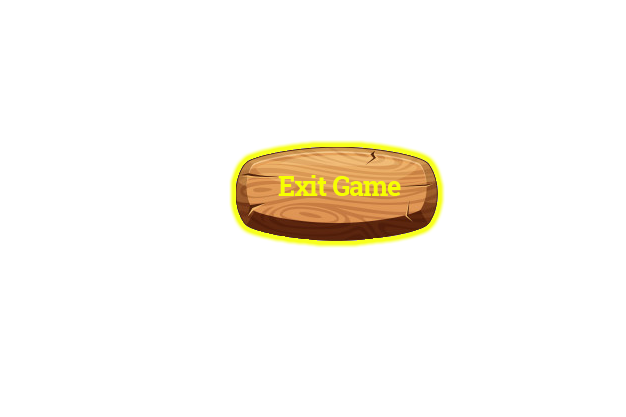
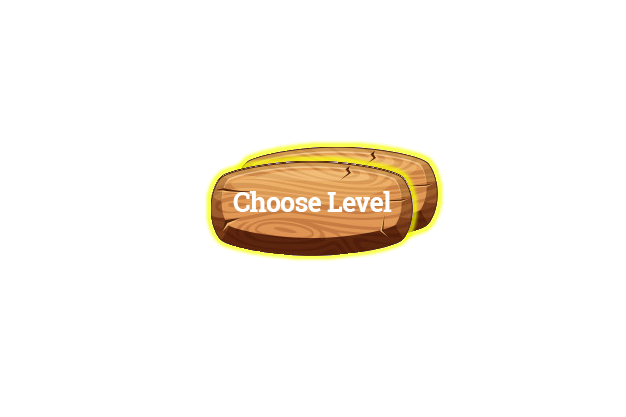
Before/after of a 626x417 layered artwork. What changed in the layer stack:
added group "Group 1" with 11 layers above "Layer 2" over left=204, top=140, right=445, bottom=262
hid "Exit Game" (2nd of 2, in "Group 1"), moved it into group "Group 1" over left=229, top=140, right=445, bottom=248
added layer "Choose Level" (1st of 2, in "Group 1") in group "Group 1" over left=211, top=162, right=413, bottom=256
added layer "Choose Level" (2nd of 2, in "Group 1") in group "Group 1" over left=204, top=154, right=420, bottom=262
moved "Start Game" (1st of 2, in "Group 1") into group "Group 1" over left=271, top=176, right=403, bottom=196
moved "Layer 1 copy" into group "Group 1" over left=236, top=147, right=438, bottom=241
moved "Start Game" (2nd of 2, in "Group 1") into group "Group 1" over left=271, top=176, right=403, bottom=196
hid "Layer 1", moved it into group "Group 1" over left=236, top=147, right=438, bottom=241
